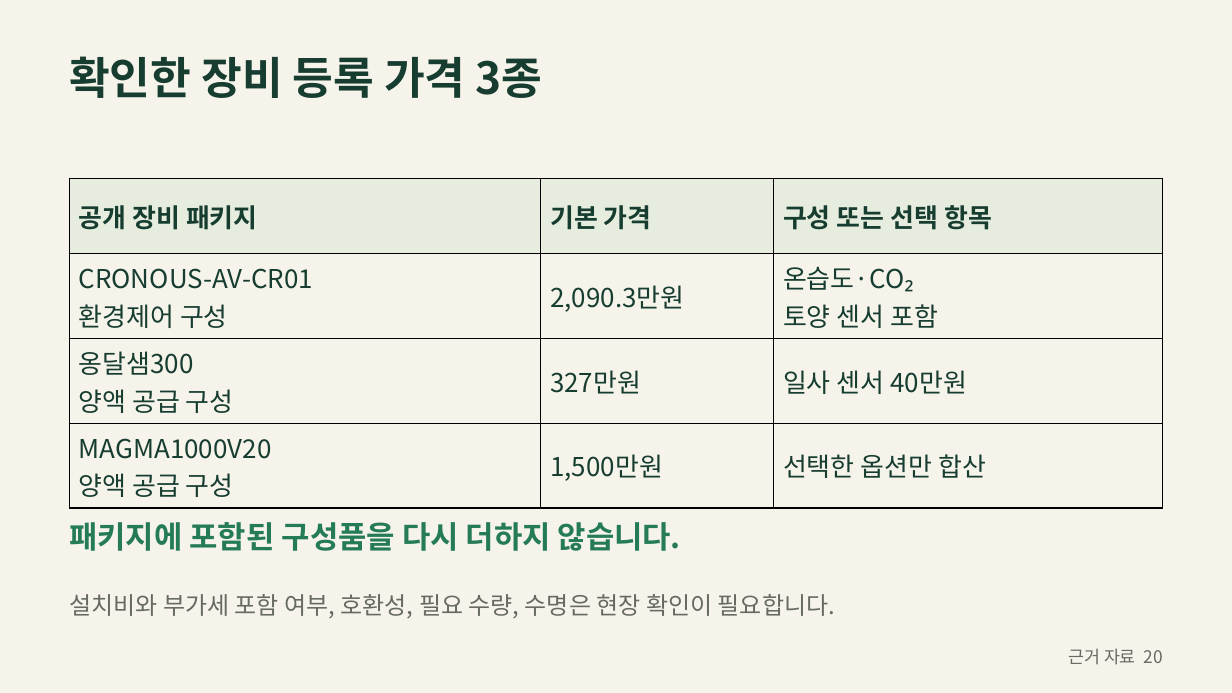
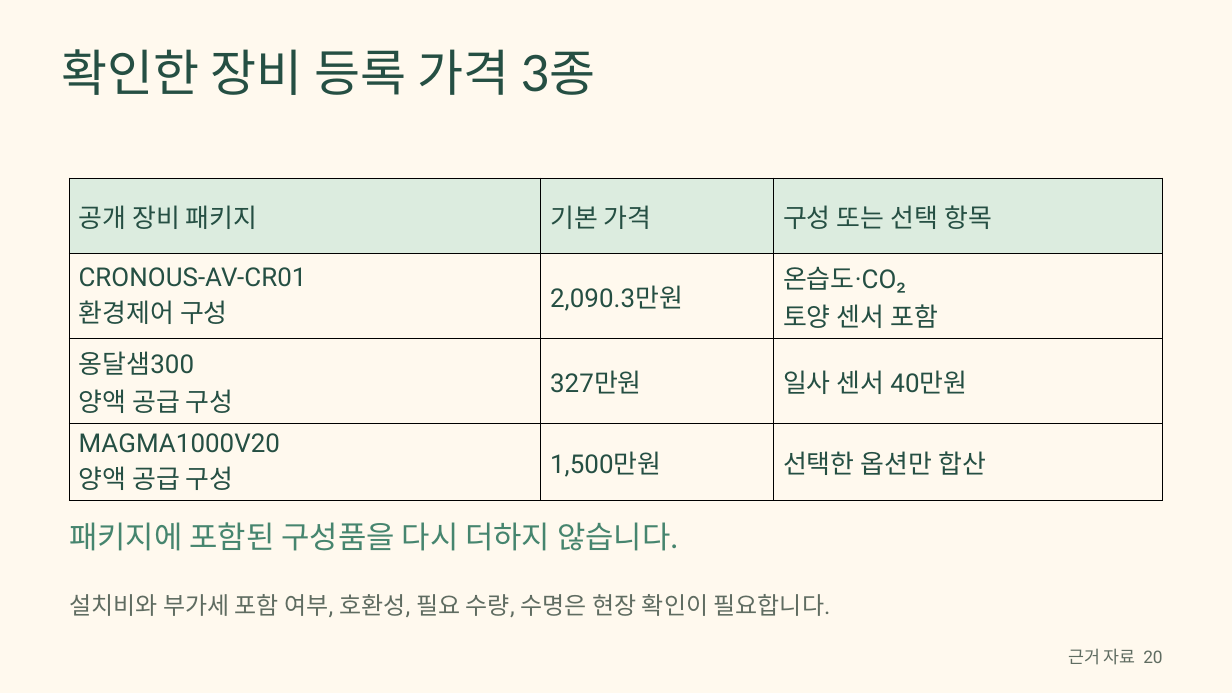
Before and after one commit to jinuk0211/smartfarm-adoption, a slide deck: slide 20 of presentation/smartfarm_proposal.pptx. Drawn at 1232x693 pixels with LibreOffice and Linux fonts; fonts in the diff are those of the drawing. Boxes give left, top, right and bottom in pixels: in the first picture for what was removed or moved away, otherwise in the second. Text is boxed around its words. In the diff, an @@ line names an element or a change of style, - is before the commit and + after.

```diff
--- a/presentation/smartfarm_proposal.pptx
+++ b/presentation/smartfarm_proposal.pptx
@@ background #F6F3EB to #FFF9EE @@
@@ text "확인한 장비 등록 가격 3종": place and size @@
-text "확인한 장비 등록 가격 3종" at [69,56,542,98]
+text "확인한 장비 등록 가격 3종" at [62,49,596,95]
@@ text "확인한 장비 등록 가격 3종" at [62,49,596,95]: size 34.5 to 39 pt, font Noto Sans CJK KR to Lato, text colour #163D30 to #254F43, bold off @@
@@ table at [69,178,1163,494] @@
@@ fill #E6EDDE to #DCECDF in row 1 @@
@@ fill #F6F3EB to #FFF9EE in 9 cells @@
@@ font Noto Sans CJK KR to Lato, bold off in "공개 장비 패키지", "기본 가격", "구성 또는 선택 항목" @@
@@ text colour #163D30 to #254F43 @@
@@ font Noto Sans CJK KR to Roboto in "CRONOUS-AV-CR01", "환경제어 구성", "2,090.3만원", "온습도·CO₂" and 9 more places @@
@@ text "패키지에 포함된 구성품을 다시 더하지 ..." at [69,522,678,551]: font Noto Sans CJK KR to Lato, text colour #247B56 to #46856E, bold off @@
@@ text "설치비와 부가세 포함 여부, 호환성, ..." at [69,594,831,617]: font Noto Sans CJK KR to Roboto, text colour #666A61 to #5F6C61 @@
@@ text "근거 자료 20" at [1068,648,1162,665]: font Noto Sans CJK KR to Roboto, text colour #666A61 to #5F6C61 @@
```
Also in this commit, not shown: 27 other slides changed, 20 other files.
